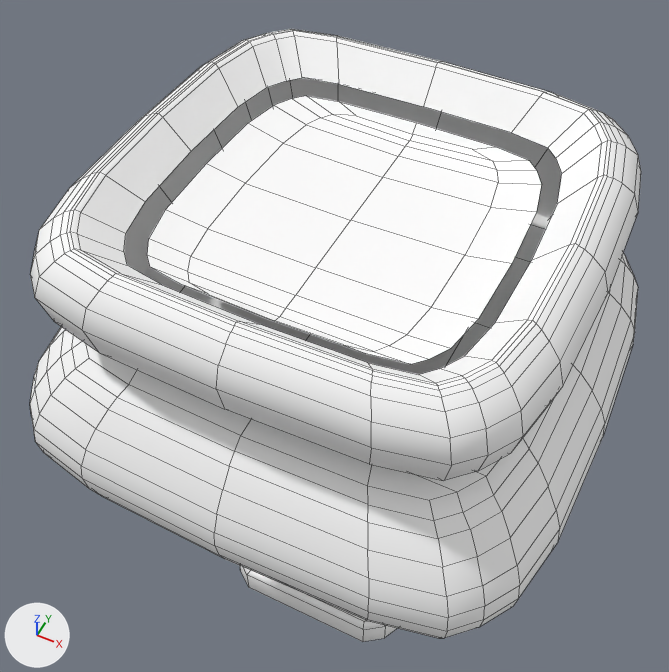
The FBX model Assets/Models/Props/Vase_quad.fbx, before and after one commit.
Rendered twice from a 50 mm camera at (0.539, -1.142, 2.24) aimed at (-0.072, 0.079, 0.713). The lights are fixed; the arrows at lower left show +X, +Y and +Z. Mesh edges are drawn as thin lines. Where no turn or scale is listed for an object, it has been applied to the vertices.

Script lines for the objects in view, before the commit:
```python
me_mesh = bpy.data.meshes.new('Mesh')
me_mesh.from_pydata(...)  # 908 vertices, 856 faces; spans x -0.533..0.533, y -0.523..0.523, z -0.004..1.244
# faces by material slot: [812, 44]
me_mesh.materials.append(mat_stone)  # its picture is missing
me_mesh.materials.append(mat_blood)  # its picture is missing
ob_vase_quad = bpy.data.objects.new('Vase_quad', me_mesh)
ob_vase_quad.location = (0.0, -0.001, 0.0)
```
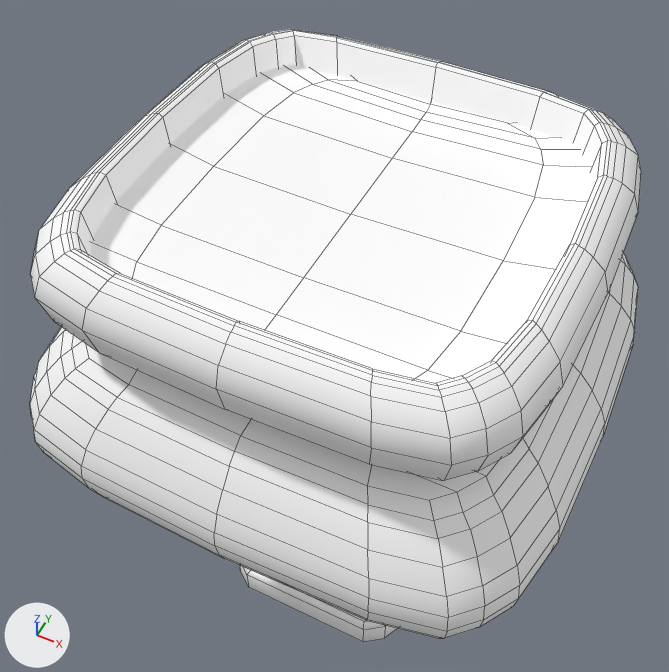
Where the newer file only moved an object's origin or applied its transform, the numbers keep the older frame.

The change, as JSON lines over the scene's bpy script:
```json
{"block": "me_mesh", "where": "me_mesh.from_pydata(...)  # 908 vertices, 856 faces; spans x -0.533..0.533, y -0.523..0.523, z -0.004..1.244"}
{"block": "me_mesh", "where": "# used by ob_vase_quad; location = (0.0, -0.001, 0.0)"}
{"block": "me_mesh", "change": "me_mesh part 1: the loose piece of 57 vertices spanning x -0.3..0.3, y -0.295..0.295, z 1.139..1.162 is scaled about its middle by 1.31, then moved by (0.0, 0.0, 0.018)"}
{"block": "me_mesh", "change": "me_mesh part 2: 24 of 908 vertices moved; they spanned x -0.33..0.33, y -0.324..0.324, z 1.18 and now span x -0.375..0.375, y -0.367..0.367, z 1.155; mean shift (0.0, 0.0, -0.026); largest move (-0.26, 0.307, 1.18) -> (-0.295, 0.348, 1.155)"}
```

Pixel boxes [x1, y1, x2, y2] of what changed, in the pictures (669 x 672 px; the box of a moved part takes in the faces that stretch with it):
```json
{"part": 1, "of": "me_mesh", "change": "moved or reshaped", "before": [147, 96, 542, 364], "after": [90, 64, 591, 383]}
{"part": 2, "of": "me_mesh", "change": "moved or reshaped", "before": [77, 35, 602, 383], "after": [77, 35, 602, 255]}
```
